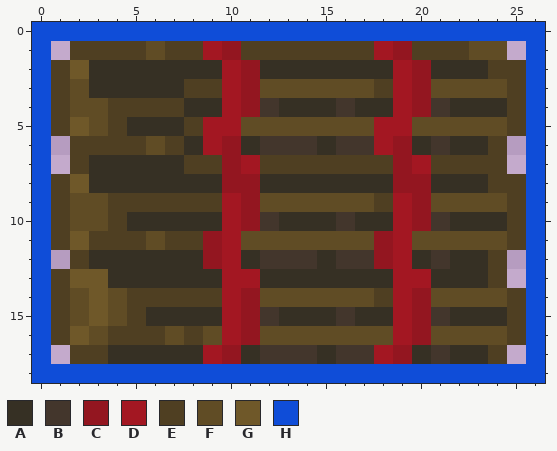
Pixel-art sprite -- Natrio/Assets/mycreations 1/picturesAndAnimations/Items/wheelbarrow/T3wheelbarrow/wheelbarrow_select.png. The first picture shows the starting point.
The file is 27x19 pixels. Pixels under 10% opacity are left out. Colours within 5 levels of each other are drawn and written as one.
Palette (. is transparent): A #363024  B #43362c  C #931620  D #a31722  E #4f3f22  F #604c25  G #6f5829  H #0f4dd8
And afterwards:
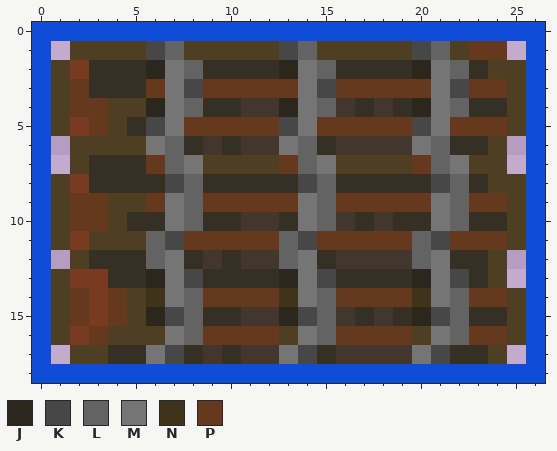
Colours new in this view: J #2b271d  K #474747  L #636363  M #757575  N #3f331b  P #66391f
Diff:
colour G: #6f5829 -> #783a20
Changed rows in their new state; - is a pixel that keeps its letter.
first column x 2:
 1 ----KL-EE--KL---EEKL-PP
 2 ----JML-AA-JML---AJML--
 3 P---PMKPPPPPMKPPPPPMKPP
 4 PP--JML-AB-JML--BAJML--
 5 -P--KMPPPPPKMPPPPPKMPPP
 6 ----ML-BAB-ML---BBML---
 7 ----PLM-EE-PLM---EPLM--
 8 -----KL-AA--KL---AAKL--
 9 PP--PMLPPPPPMLPPPPPMLPP
10 PP---ML-AB--ML--BAAML--
11 ----LKPPPPPLKPPPPPLKPPP
12 ----LM-BAB-LM---BBLM---
13 ----JMK-AA-JMK---AJMK--
14 P-P-NMLPPPPNMLPPPPNMLPP
15 P-P-JKL-AB-JKL--BAJKL--
16 -P---MLPPPPEMLPPPPEMLPP
17 ----MK-BAB-MK---BBMK---
